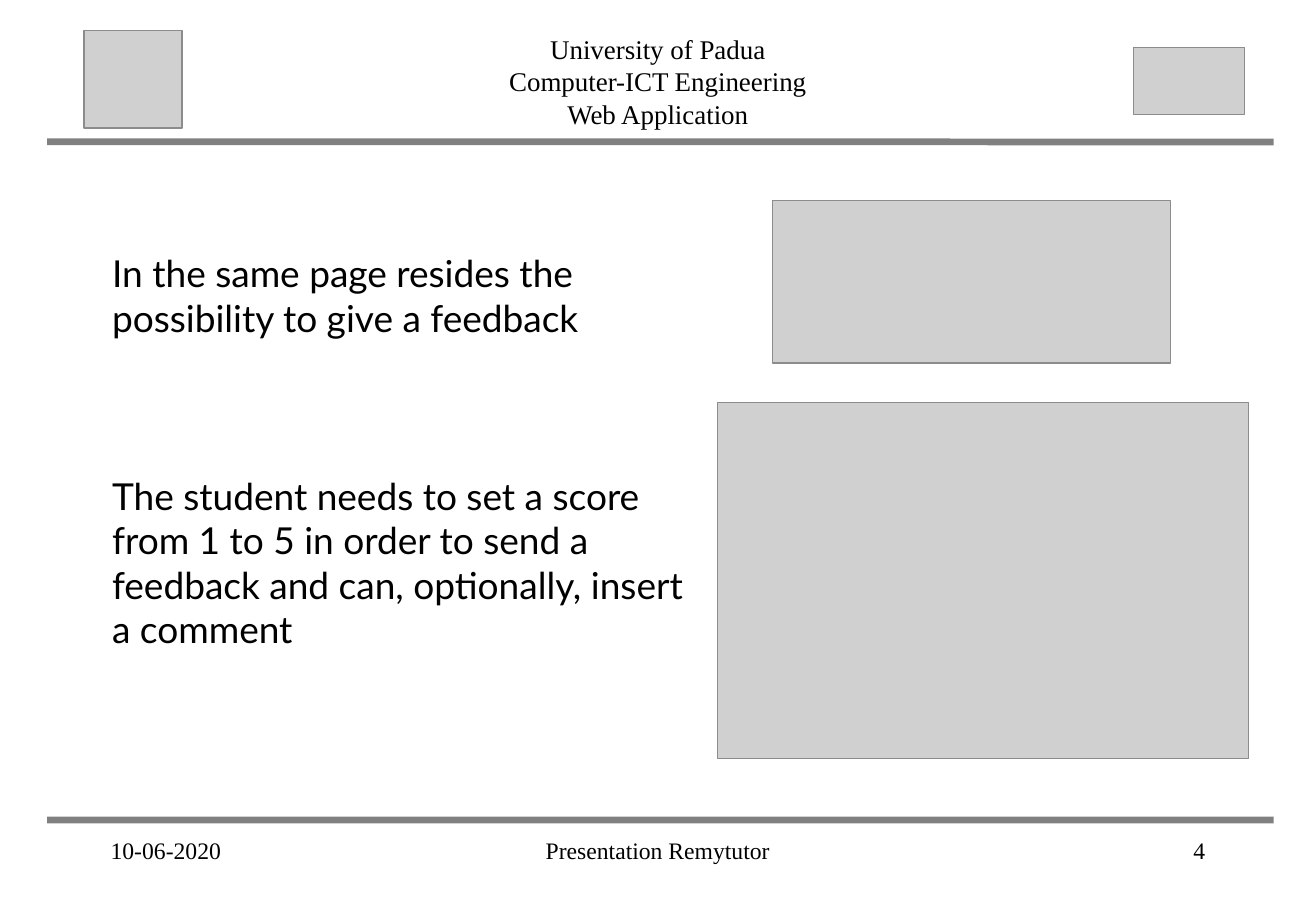
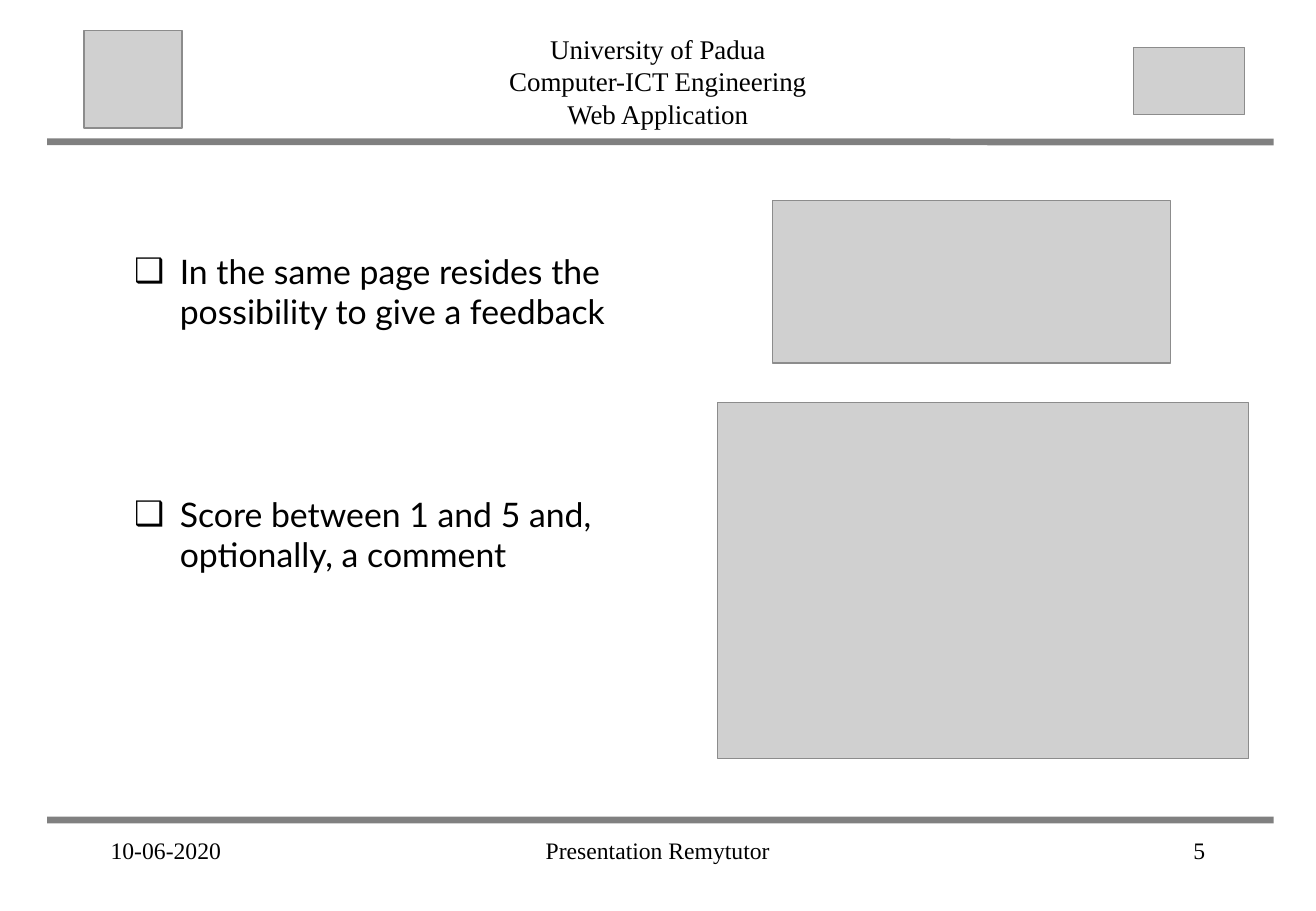
Before and after one commit to abahmadb/Web-Applications, a slide deck: slide 5 of HW2-RemuTutor-2019-2020 - Marco P.ppt (slide 4 before the commit). Drawn at 1316x911 pixels with LibreOffice and Linux fonts; fonts in the diff are those of the drawing; grey boxes stand for pictures. Boxes give left, top, right and bottom in pixels: in the first picture for what was removed or moved away, otherwise in the second. Text is boxed around its words. In the diff, an @@ line names an element or a change of style, - is before the commit and + after.

```diff
--- a/HW2-RemuTutor-2019-2020 - Marco P.ppt
+++ b/HW2-RemuTutor-2019-2020 - Marco P.ppt
@@ text "In the same page resides ...": place and size @@
-text "In the same page resides ..." at (112, 259, 683, 644)
+text "In the same page resides ..." at (180, 259, 605, 573)
@@ text at (180, 259, 605, 330): size 22 to 20 pt in "In the same page resides the possibility ..."; bullet none to ❑ @@
@@ text at (180, 502, 591, 573): text changed; size 22 to 20 pt @@
-The student needs to set a score from 1 to 5 in order to send a feedback and can, optionally, insert a comment
+❑ Score between 1 and 5 and, optionally, a comment
@@ page number at (1193, 843, 1205, 860): text changed @@
-4
+5
```
Also in this commit, not shown: 2 other slides changed, 1 slide added, 2 other files.
